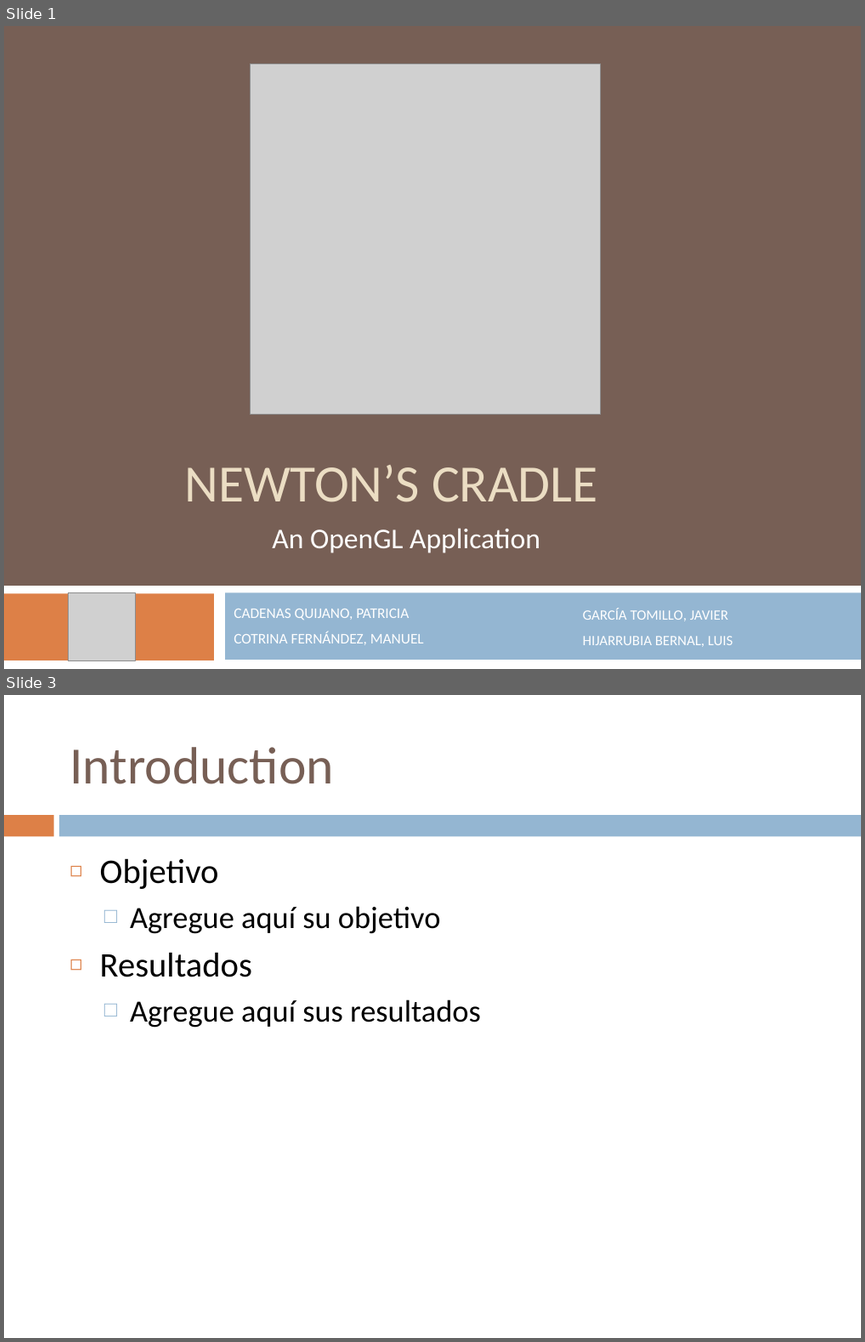
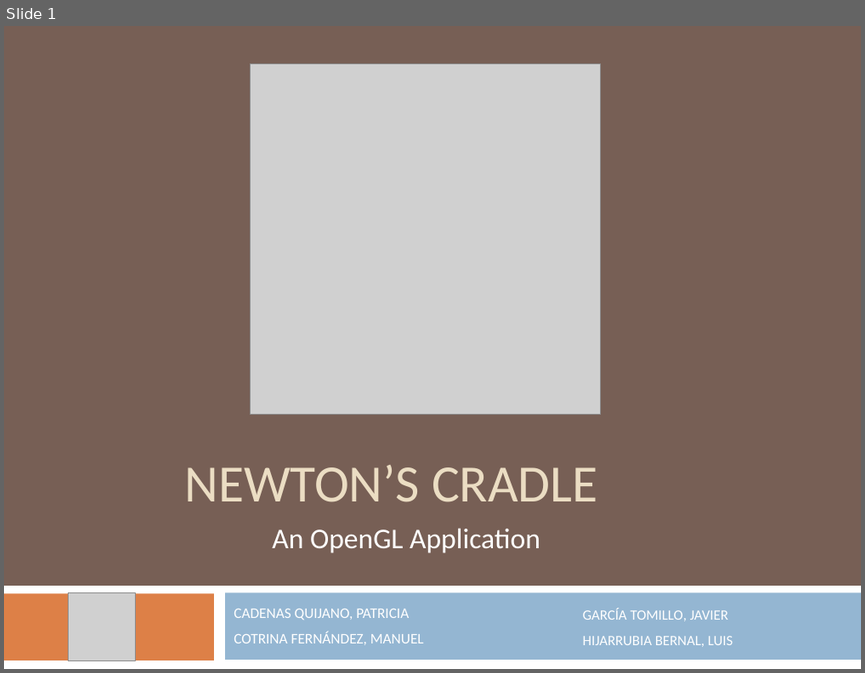
Before and after one commit to avatarreturn/newton-cradle, a slide deck: Newton1/documentacion/Presentation.pptx. Shown one above the other, each under a label of ours: slides 1 and 3 before the commit, slide 1 after it; the slides between them are not shown. The pictures are 865x1342 and 865x673 pixels, drawn with LibreOffice and Linux fonts; fonts in the diff are those of the drawing; grey boxes stand for pictures. Boxes give left, top, right and bottom in pixels: in the first picture for what was removed or moved away, otherwise in the second. Text is boxed around its words. In the diff, an @@ line names an element or a change of style, - is before the commit and + after.

```diff
--- a/Newton1/documentacion/Presentation.pptx
+++ b/Newton1/documentacion/Presentation.pptx
@@ slide 3 removed at [4,695,861,1338], background #FFFFFF @@
@@ title removed at [69,747,334,784] @@
-Introduction
@@ rectangle removed at [4,815,53,836] @@
@@ rectangle removed at [60,815,861,836] @@
@@ text removed at [100,858,481,1027] @@
-◻ Objetivo
-  □ Agregue aquí su objetivo
-◻ Resultados
-  □ Agregue aquí sus resultados
```
Also in this commit, not shown: 11 slides added, 7 other slides removed.
